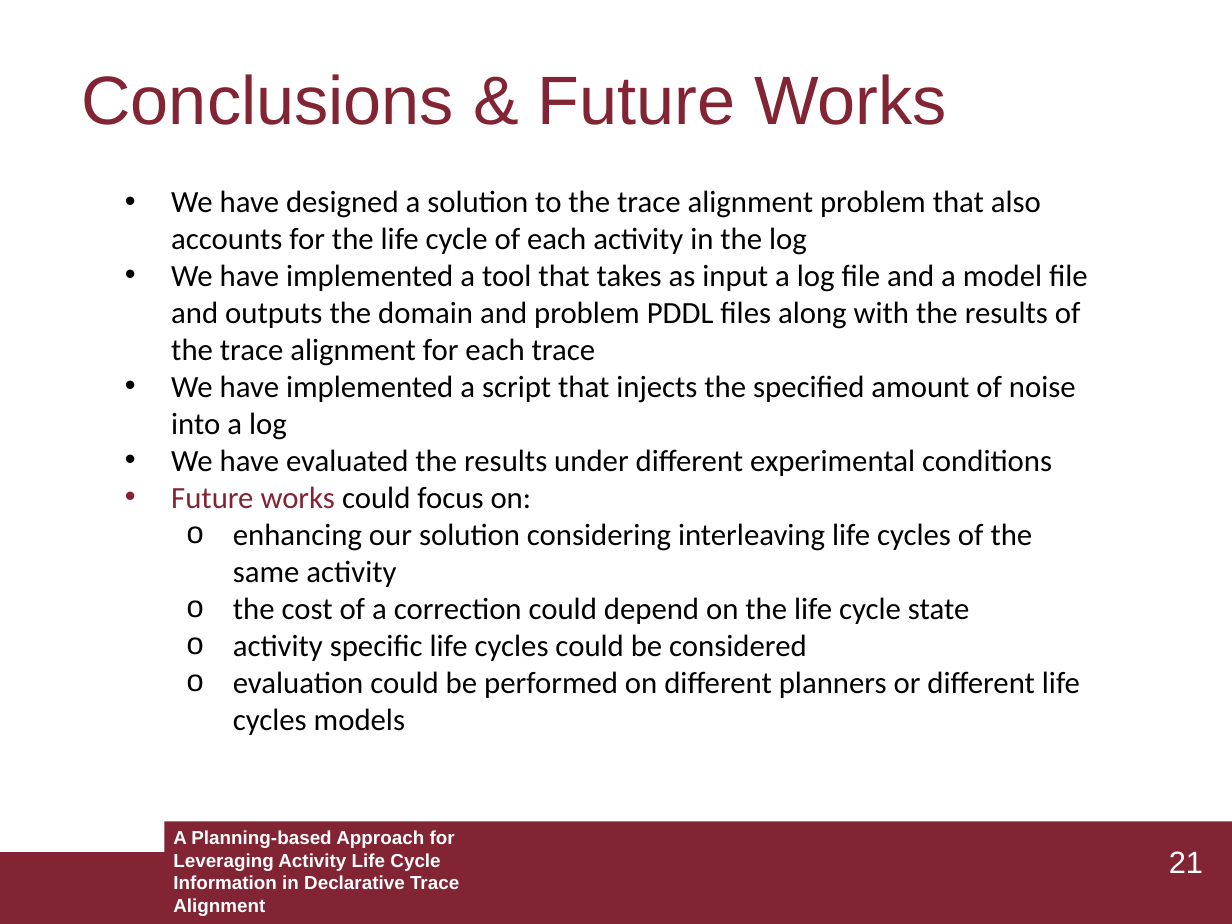
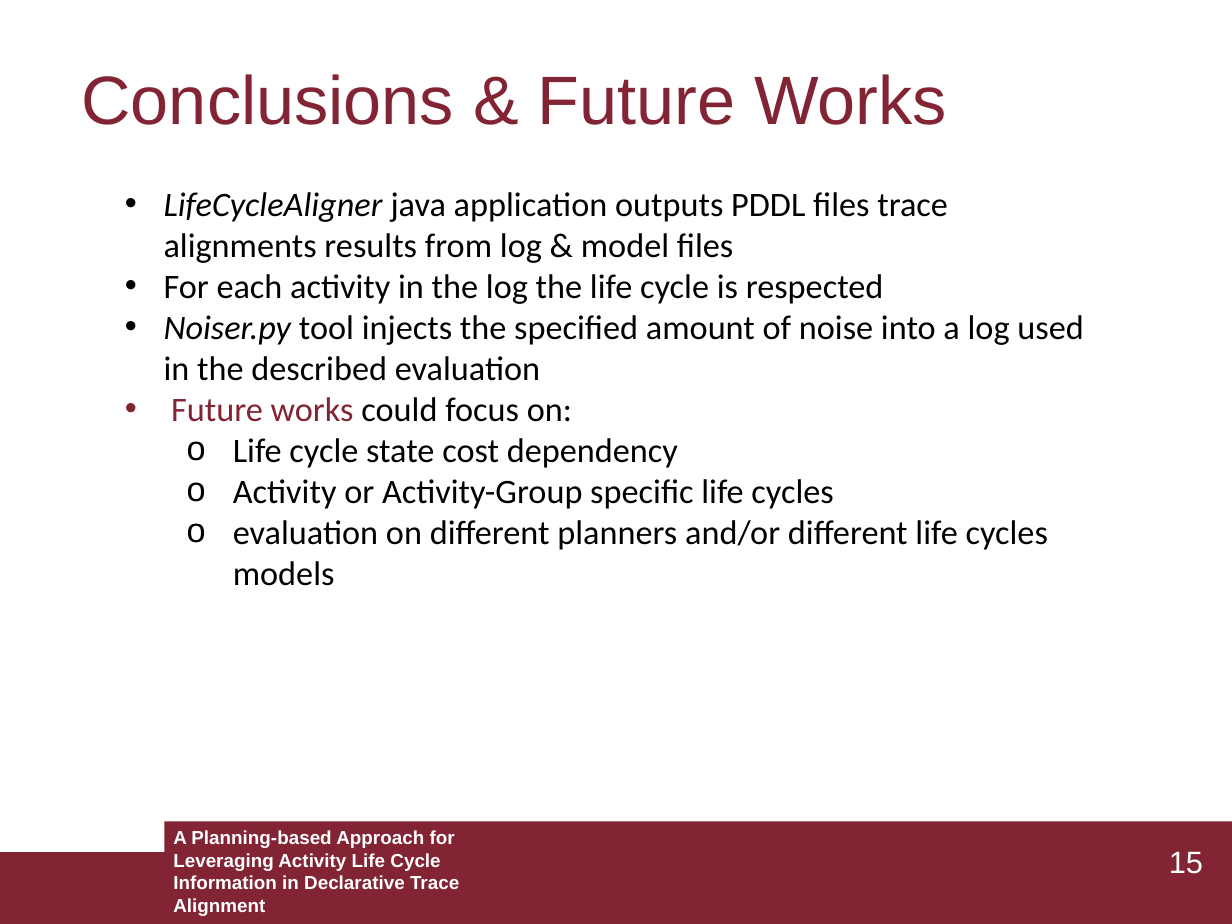
Before and after one commit to GianmarcoBordin/LifeCycleAligner, a slide deck: slide 15 of presentation/Thesis_presentation.pptx (slide 21 before the commit). Drawn at 1232x924 pixels with LibreOffice and Linux fonts; fonts in the diff are those of the drawing. Boxes give left, top, right and bottom in pixels: in the first picture for what was removed or moved away, otherwise in the second. Text is boxed around its words. In the diff, an @@ line names an element or a change of style, - is before the commit and + after.

```diff
--- a/presentation/Thesis_presentation.pptx
+++ b/presentation/Thesis_presentation.pptx
@@ text at (164, 192, 1083, 381): text changed; size 18 to 20 pt @@
-• We have designed a solution to the trace alignment problem that also accounts for the life cycle of each activity in the log
-• We have implemented a tool that takes as input a log file and a model file and outputs the domain and problem PDDL files along with the results of the trace alignment for each trace
-• We have implemented a script that injects the specified amount of noise into a log
-• We have evaluated the results under different experimental conditions
+• LifeCycleAligner java application outputs PDDL files trace alignments results from log & model files
+• For each activity in the log the life cycle is respected
+• Noiser.py tool injects the specified amount of noise into a log used in the described evaluation
@@ text at (171, 397, 572, 422): size 18 to 20 pt in "Future works could focus on:" @@
@@ text at (233, 438, 1048, 586): text changed; size 18 to 20 pt @@
-  o enhancing our solution considering interleaving life cycles of the same activity
-  o the cost of a correction could depend on the life cycle state
-  o activity specific life cycles could be considered
-  o evaluation could be performed on different planners or different life cycles models
+  o Life cycle state cost dependency
+  o Activity or Activity-Group specific life cycles
+  o evaluation on different planners and/or different life cycles models
@@ page number at (1169, 851, 1203, 874): text changed @@
-21
+15
```
Also in this commit, not shown: 12 other slides changed, 6 slides removed.
